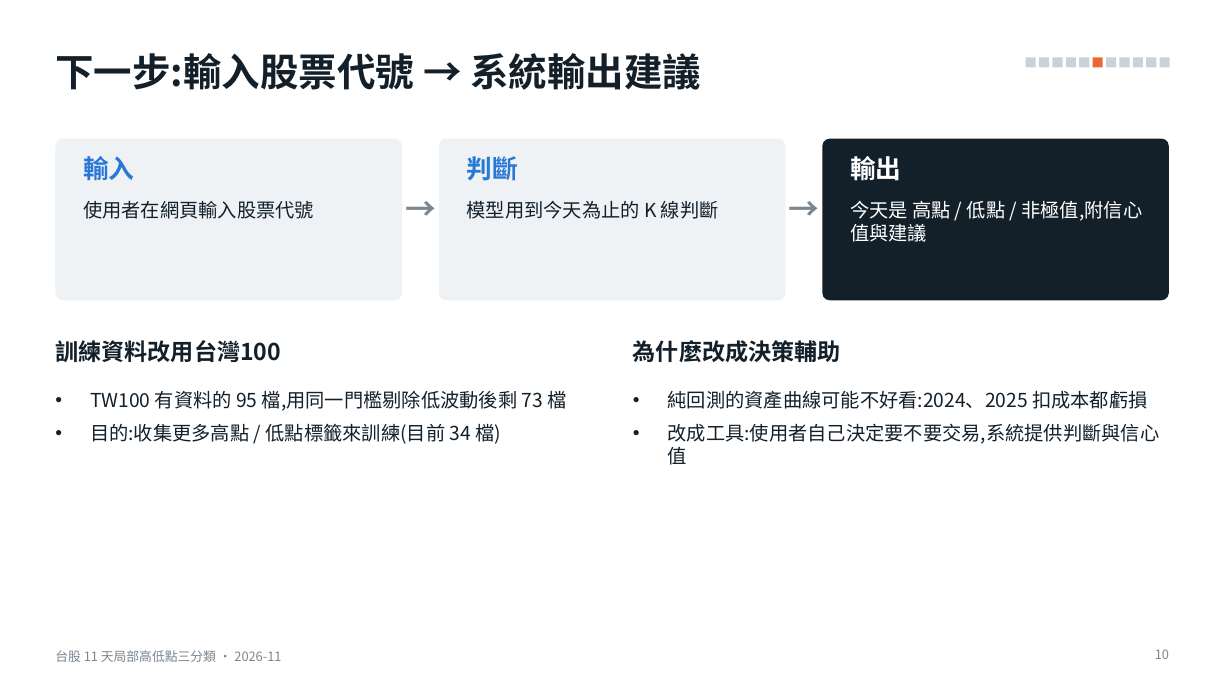
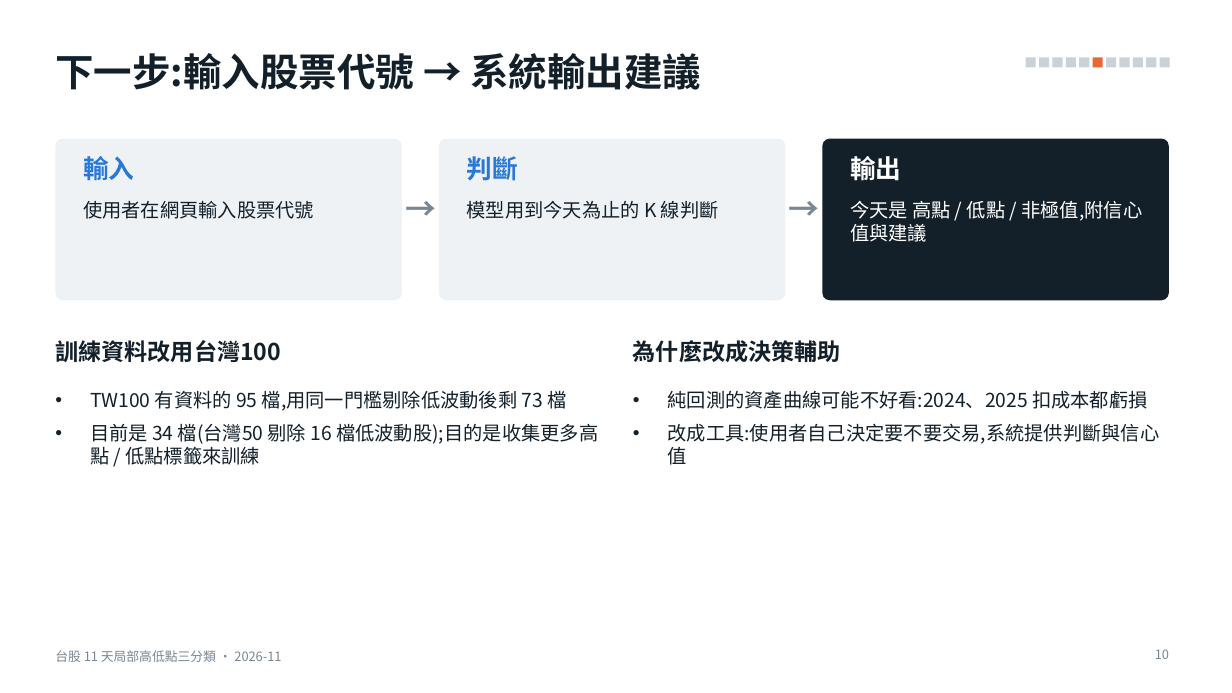
Before and after one commit to alextixu/fcukproject, a slide deck: slide 10 of method_kline_peak/report/kline_peak_report.pptx. Drawn at 1232x693 pixels with LibreOffice and Linux fonts; fonts in the diff are those of the drawing. Boxes give left, top, right and bottom in pixels: in the first picture for what was removed or moved away, otherwise in the second. Text is boxed around its words. In the diff, an @@ line names an element or a change of style, - is before the commit and + after.

```diff
--- a/method_kline_peak/report/kline_peak_report.pptx
+++ b/method_kline_peak/report/kline_peak_report.pptx
@@ text at <box>90,424,598,465</box>: text changed @@
-• 目的:收集更多高點 / 低點標籤來訓練(目前 34 檔)
+• 目前是 34 檔(台灣50 剔除 16 檔低波動股);目的是收集更多高點 / 低點標籤來訓練
```
Also in this commit, not shown: 1 other file.
